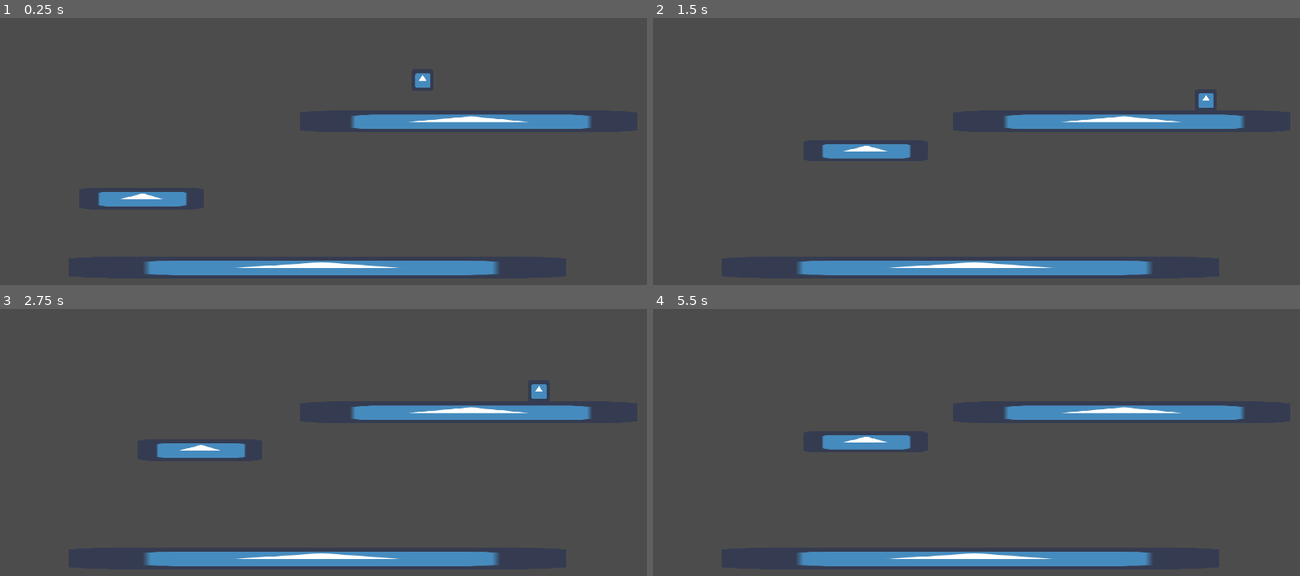
Above: before the commit, frames 1-4 (two rows, left to right).
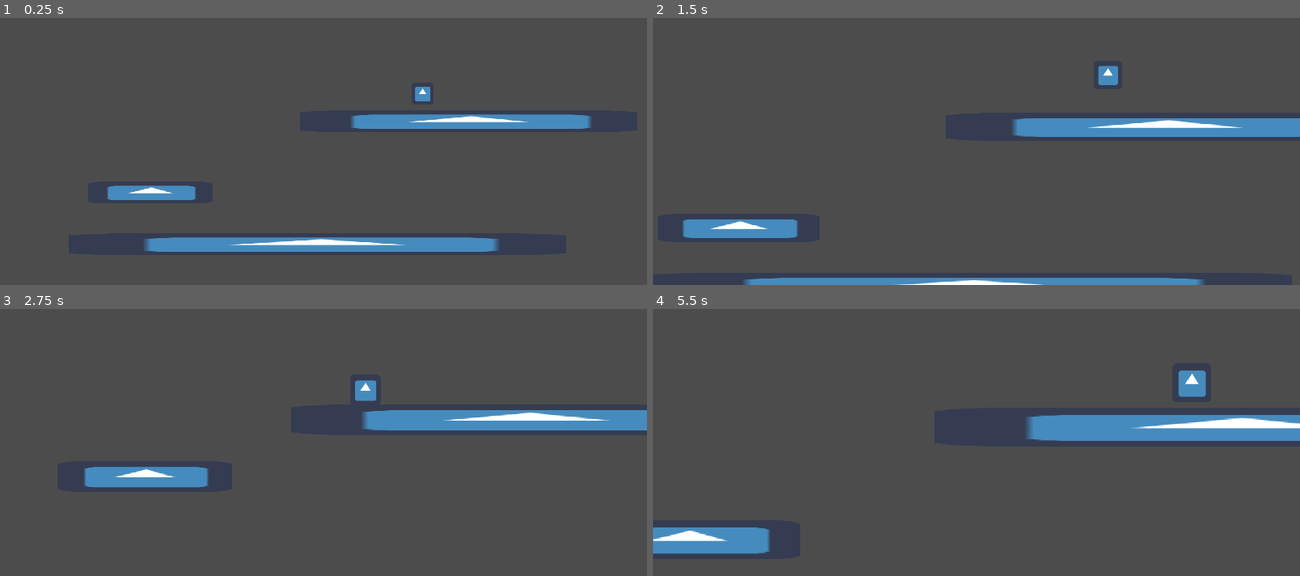
Above: after the commit, the same moments.

Repository: QuentinDaveau/Fractal-Reborn
Game: Godot game, scene res://src/game/Game.tscn
Two runs of this game, one before a commit and one after it. Both use one fixed random seed, a clock stepped at 60 frames per second and the inputs below. Before the commit the project starts from res://src/map/TestMap.tscn. The engine's default icon, where the game draws it, is replaced by a stand-in: a white triangle on a blue panel in a dark square.
Inputs:
- Up to frame 1 (0.25 s): no input
- Up to frame 2 (1.5 s): tap Enter (ui_accept) at 0.5, 0.6, 1.35 s; hold Right (ui_right) from 0.53 s (still down); tap Space (game_jump) at 0.77 s
- Up to frame 3 (2.75 s): tap Space (game_jump) at 1.52 s; release Right (ui_right) at 2.03 s; hold Left (ui_left) from 2.03 s (still down); tap Enter (ui_accept) at 2.1 s
- Up to frame 4 (5.5 s): release Left (ui_left) at 2.78 s; hold Right (ui_right) 2.78-4.28 s; tap Enter (ui_accept) every 0.75 s from 2.85 to 5.1 s; tap Space (game_jump) at 3.02, 3.77, 4.52 s; hold Left (ui_left) 4.28-5.03 s; hold Right (ui_right) from 5.03 s (still down)

The runs differ from the first frame. In frame 1, 7.0% of the frame differs, in the area x 15-78%, y 20-97%; in frame 2, 10%; in frame 3, 8.9%; in frame 4, 11%, in the area x 0-100%, y 23-97%.

Commit message:
Add level manager and zooming

Diff:
--- a/project.godot
+++ b/project.godot
@@ -8,16 +8,25 @@
 
 config_version=4
 
-_global_script_classes=[  ]
+_global_script_classes=[ {
+"base": "Camera2D",
+"class": "GameCamera",
+"language": "GDScript",
+"path": "res://src/game_camera/game_camera.gd"
+} ]
 _global_script_class_icons={
-
+"GameCamera": ""
 }
 
 [application]
 
 config/name="Fractal Reborn"
-run/main_scene="res://src/map/TestMap.tscn"
+run/main_scene="res://src/game/Game.tscn"
 config/icon="res://icon.png"
+
+[autoload]
+
+CameraManager="*res://src/autoload/camera_manager.gd"
 
 [display]
 
@@ -30,12 +39,23 @@
 
 [input]
 
+ui_accept={
+"deadzone": 0.5,
+"events": [ Object(InputEventKey,"resource_local_to_scene":false,"resource_name":"","device":0,"alt":false,"shift":false,"control":false,"meta":false,"command":false,"pressed":false,"scancode":16777221,"unicode":0,"echo":false,"script":null)
+, Object(InputEventKey,"resource_local_to_scene":false,"resource_name":"","device":0,"alt":false,"shift":false,"control":false,"meta":false,"command":false,"pressed":false,"scancode":16777222,"unicode":0,"echo":false,"script":null)
+, Object(InputEventJoypadButton,"resource_local_to_scene":false,"resource_name":"","device":0,"button_index":0,"pressure":0.0,"pressed":false,"script":null)
+ ]
+}
 game_jump={
 "deadzone": 0.5,
 "events": [ Object(InputEventKey,"resource_local_to_scene":false,"resource_name":"","device":0,"alt":false,"shift":false,"control":false,"meta":false,"command":false,"pressed":false,"scancode":32,"unicode":0,"echo":false,"script":null)
  ]
 }
 
+[physics]
+
+2d/default_gravity=1470
+
 [rendering]
 
 environment/default_environment="res://default_env.tres"
--- /dev/null
+++ b/src/autoload/camera_manager.gd
@@ -0,0 +1,24 @@
+extends Node
+
+
+var _game_camera: GameCamera
+
+
+func _ready() -> void:
+	_game_camera = _find_camera(get_tree().get_root())
+	# assert(_game_camera != null)
+
+
+func get_camera() -> GameCamera:
+	return _game_camera
+
+
+func _find_camera(parent_node: Node) -> GameCamera:
+	for children in parent_node.get_children():
+		if children.get_name() == "GameCamera":
+			return children
+		else:
+			var camera := _find_camera(children)
+			if camera:
+				return camera
+	return null
--- a/src/character/Character.gd
+++ b/src/character/Character.gd
@@ -2,9 +2,29 @@
 
 const WALL_ANGLE: float = PI/4
 const SNAP_VECT: Vector2 = Vector2.DOWN * 50
-const GROUND_VECT: Vector2 = Vector2(0, -1)
+const GROUND_VECT: Vector2 = Vector2.UP
+
+onready var _old_pos = global_position
 
 var _velocity: Vector2 = Vector2.ZERO
+var _snap: Vector2 = SNAP_VECT
+var _world_velocity: Vector2 = Vector2.ZERO
+
+
+func _physics_process(delta: float) -> void:
+	_world_velocity = (global_position - _old_pos) / delta
+	_old_pos = global_position
+
+
+func set_snap(enable: bool = true) -> void:
+	if enable:
+		_snap = SNAP_VECT
+	else:
+		_snap = Vector2.ZERO
+
+
+func set_to_world_velocity() -> void:
+	_velocity = _world_velocity
 
 
 func add_velocity(velocity_vector: Vector2) -> void:
@@ -16,4 +36,4 @@
 
 
 func move(delta: float, velocity: Vector2) -> void:
-	_velocity = move_and_slide_with_snap(velocity, SNAP_VECT, GROUND_VECT)
+	_velocity = move_and_slide_with_snap(velocity, _snap, GROUND_VECT)
--- a/src/character/Character.tscn
+++ b/src/character/Character.tscn
@@ -23,19 +23,20 @@
 
 [node name="Move" type="Node" parent="StateMachine"]
 script = ExtResource( 1 )
-MAX_VELOCITY = 500.0
-ACCELERATION = 20.0
+MAX_VELOCITY = 750.0
+ACCELERATION = 15.0
 
 [node name="Idle" type="Node" parent="StateMachine"]
 script = ExtResource( 2 )
-ACCELERATION = 50.0
+ACCELERATION = 15.0
 
 [node name="Jump" type="Node" parent="StateMachine"]
 script = ExtResource( 4 )
-MAX_VELOCITY = 500.0
-ACCELERATION = 5.0
+MAX_VELOCITY = 750.0
+ACCELERATION = 4.0
+JUMP_VELOCITY = 1000.0
 
 [node name="Fall" type="Node" parent="StateMachine"]
 script = ExtResource( 3 )
-MAX_VELOCITY = 500.0
-ACCELERATION = 5.0
+MAX_VELOCITY = 750.0
+ACCELERATION = 4.0
--- a/src/character/character_state_machine/character_state_machine.gd
+++ b/src/character/character_state_machine/character_state_machine.gd
@@ -15,6 +15,7 @@
 	if state_name in ["fall", "jump"]:
 		if not(current_state in [states_map["fall"], states_map["jump"]]):
 			states_stack.push_front(states_map[state_name])
+	print(state_name)
 	._change_state(state_name)
 
 
--- a/src/character/character_state_machine/states/in_air/in_air.gd
+++ b/src/character/character_state_machine/states/in_air/in_air.gd
@@ -2,6 +2,8 @@
 
 
 func enter() -> void:
+	owner.set_snap(false)
+	owner.set_to_world_velocity()
 	.enter()
 
 
--- a/src/character/character_state_machine/states/in_air/jump.gd
+++ b/src/character/character_state_machine/states/in_air/jump.gd
@@ -7,9 +7,9 @@
 
 
 func enter() -> void:
+	.enter()
 	owner.add_velocity(Vector2.UP * JUMP_VELOCITY)
 #	ANIMATION_STATE.travel("jump")
-	.enter()
 
 
 func handle_input(event) -> void:
--- a/src/character/character_state_machine/states/on_ground/idle.gd
+++ b/src/character/character_state_machine/states/on_ground/idle.gd
@@ -7,6 +7,7 @@
 	if _input_direction.x:
 		emit_signal("finished", "move")
 		return
+	.enter()
 #	ANIMATION_STATE.travel("idle")
 
 
--- a/src/character/character_state_machine/states/on_ground/move.gd
+++ b/src/character/character_state_machine/states/on_ground/move.gd
@@ -2,11 +2,9 @@
 
 
 func enter() -> void:
-	print("eeeee")
 	if not _input_direction.x:
 		emit_signal("finished", "idle")
 		return
-	print("aaaaaa")
 #	ANIMATION_STATE.travel("move")
 	.enter()
 
--- a/src/character/character_state_machine/states/on_ground/on_ground.gd
+++ b/src/character/character_state_machine/states/on_ground/on_ground.gd
@@ -1,6 +1,10 @@
 extends "../character_state.gd"
 
 #export(NodePath) var GROUNDED_CHECK_PATH
+
+func enter() -> void:
+	owner.set_snap(true)
+	.enter()
 
 
 func handle_input(event) -> void:
--- /dev/null
+++ b/src/game/Game.tscn
@@ -0,0 +1,11 @@
+[gd_scene load_steps=3 format=2]
+
+[ext_resource path="res://src/game_camera/GameCamera.tscn" type="PackedScene" id=1]
+[ext_resource path="res://src/game_managers/level_manager/LevelManager.tscn" type="PackedScene" id=2]
+
+[node name="Game" type="Node"]
+
+[node name="GameCamera" parent="." instance=ExtResource( 1 )]
+position = Vector2( 960, 540 )
+
+[node name="LevelManager" parent="." instance=ExtResource( 2 )]
--- /dev/null
+++ b/src/game_camera/GameCamera.tscn
@@ -0,0 +1,11 @@
+[gd_scene load_steps=2 format=2]
+
+[ext_resource path="res://src/game_camera/game_camera.gd" type="Script" id=1]
+
+[node name="GameCamera" type="Camera2D"]
+rotating = true
+current = true
+script = ExtResource( 1 )
+
+[node name="Shaker" type="Tween" parent="."]
+playback_process_mode = 0
--- /dev/null
+++ b/src/game_camera/game_camera.gd
@@ -0,0 +1,64 @@
+extends Camera2D
+
+
+const SHAKE_THRESHOLD: float = 0.5
+
+var _shake_speed: float = 0.01
+var _shake_noise: float = 0.1
+var _shake_damp: float = 0.5
+var _shake_angular_noise: float = 1
+var _shake_amount: Vector2 = Vector2.ZERO
+var _shake_angle: float
+
+
+func _ready() -> void:
+	$Shaker.connect("tween_all_completed", self, "_shake_move_completed")
+
+
+func set_position(new_position: Vector2) -> void:
+	global_position = new_position
+
+
+func add_shake(amount: Vector2, angle: float = 0.0) -> void:
+	if sign(_shake_amount.x):
+		_shake_amount.x += amount.x * sign(_shake_amount.x)
+	else:
+		_shake_amount.x += amount.x
+	if sign(_shake_amount.y):
+		_shake_amount.y += amount.y * sign(_shake_amount.y)
+	else:
+		_shake_amount.y += amount.y
+	if sign(_shake_angle):
+		_shake_angle += angle * sign(_shake_angle)
+	else:
+		_shake_angle = angle
+	_shake()
+
+
+func set_shake(speed: float = -1.0, damp: float = -1.0, noise: float = -1.0, angular_noise: float = -1.0) -> void:
+	if speed != -1.0:
+		_shake_speed = speed
+	if damp != -1.0:
+		_shake_damp = damp
+	if noise != -1.0:
+		_shake_noise = noise
+	if angular_noise != -1.0:
+		_shake_angular_noise = angular_noise
+
+
+func _shake_move_completed() -> void:
+	if not _shake_amount:
+		return
+	randomize()
+	_shake_amount = (-_shake_amount * (1 - _shake_damp)).rotated(rand_range(-PI/2 * _shake_noise, PI/2 * _shake_noise))
+	_shake_angle = (-_shake_angle * (1 - _shake_damp)) + rand_range(- _shake_angular_noise * _shake_angle * 0.5, _shake_angular_noise * _shake_angle * 0.5)
+	if _shake_amount.length() < SHAKE_THRESHOLD:
+		_shake_amount = Vector2.ZERO
+		_shake_angle = 0.0
+	_shake()
+
+
+func _shake() -> void:
+	$Shaker.interpolate_property(self, "offset", offset, _shake_amount, _shake_speed, Tween.TRANS_SINE, Tween.EASE_IN_OUT)
+	$Shaker.interpolate_property(self, "rotation", rotation, _shake_angle, _shake_speed, Tween.TRANS_SINE, Tween.EASE_IN_OUT)
+	$Shaker.start()
--- /dev/null
+++ b/src/game_managers/level_manager/LevelManager.tscn
@@ -0,0 +1,6 @@
+[gd_scene load_steps=2 format=2]
+
+[ext_resource path="res://src/game_managers/level_manager/level_manager.gd" type="Script" id=1]
+
+[node name="LevelManager" type="Node"]
+script = ExtResource( 1 )
--- /dev/null
+++ b/src/game_managers/level_manager/level_manager.gd
@@ -0,0 +1,18 @@
+extends Node
+
+
+onready var _level: Resource = load("res://src/level/Level.tscn")
+
+var _level_instance: Node
+
+
+func _ready() -> void:
+	_level_instance = _level.instance()
+	add_child(_level_instance)
+
+
+func _process(delta: float) -> void:
+	if Input.is_action_just_pressed("ui_accept"):
+		var map_center_position = _level_instance.new_gen()
+		print(map_center_position)
+		CameraManager.get_camera().position = map_center_position
--- /dev/null
+++ b/src/level/Level.tscn
@@ -0,0 +1,10 @@
+[gd_scene load_steps=2 format=2]
+
+[ext_resource path="res://src/level/level.gd" type="Script" id=1]
+
+[node name="Level" type="Node"]
+script = ExtResource( 1 )
+
+[node name="Map" type="Node" parent="."]
+
+[node name="Generations" type="Node" parent="."]
--- /dev/null
+++ b/src/level/level.gd
@@ -0,0 +1,28 @@
+extends Node
+
+
+export(float) var _zoom_level: float = 0.1
+
+onready var _map: Resource = load("res://src/map/TestMap.tscn")
+
+var _active_map: Node2D
+var _gen: int = 0
+
+
+func _ready() -> void:
+	_active_map = _map.instance()
+	$Map.add_child(_active_map)
+
+
+func new_gen() -> Vector2:
+	_gen += 1
+	_regenerate_map()
+	return Vector2(960, 540) * (1 + (_zoom_level * _gen))
+
+
+func _regenerate_map() -> void:
+	_active_map.queue_free()
+	_active_map = _map.instance()
+	_active_map.scale = Vector2(1, 1) * (1 + (_zoom_level * _gen))
+	print((1 + (_zoom_level * _gen)))
+	$Map.add_child(_active_map)
--- a/src/map/TestMap.tscn
+++ b/src/map/TestMap.tscn
@@ -11,7 +11,7 @@
 
 [sub_resource type="Animation" id=3]
 resource_name = "Test"
-length = 4.0
+length = 2.0
 loop = true
 tracks/0/type = "value"
 tracks/0/path = NodePath(".:position")
@@ -20,7 +20,7 @@
 tracks/0/imported = false
 tracks/0/enabled = true
 tracks/0/keys = {
-"times": PoolRealArray( 0, 2 ),
+"times": PoolRealArray( 0, 1 ),
 "transitions": PoolRealArray( 1, 1 ),
 "update": 0,
 "values": [ Vector2( 410.397, 830.376 ), Vector2( 674.099, 652.078 ) ]
@@ -32,7 +32,7 @@
 [node name="TestMap" type="Node2D"]
 
 [node name="StaticBody2D" type="StaticBody2D" parent="."]
-position = Vector2( 942.397, 1027.83 )
+position = Vector2( 942.397, 959.334 )
 
 [node name="CollisionShape2D" type="CollisionShape2D" parent="StaticBody2D"]
 shape = SubResource( 1 )
@@ -42,7 +42,7 @@
 texture = ExtResource( 2 )
 
 [node name="StaticBody2D2" type="KinematicBody2D" parent="."]
-position = Vector2( 666.55, 657.182 )
+position = Vector2( 410.397, 830.376 )
 motion/sync_to_physics = true
 
 [node name="CollisionShape2D" type="CollisionShape2D" parent="StaticBody2D2"]
